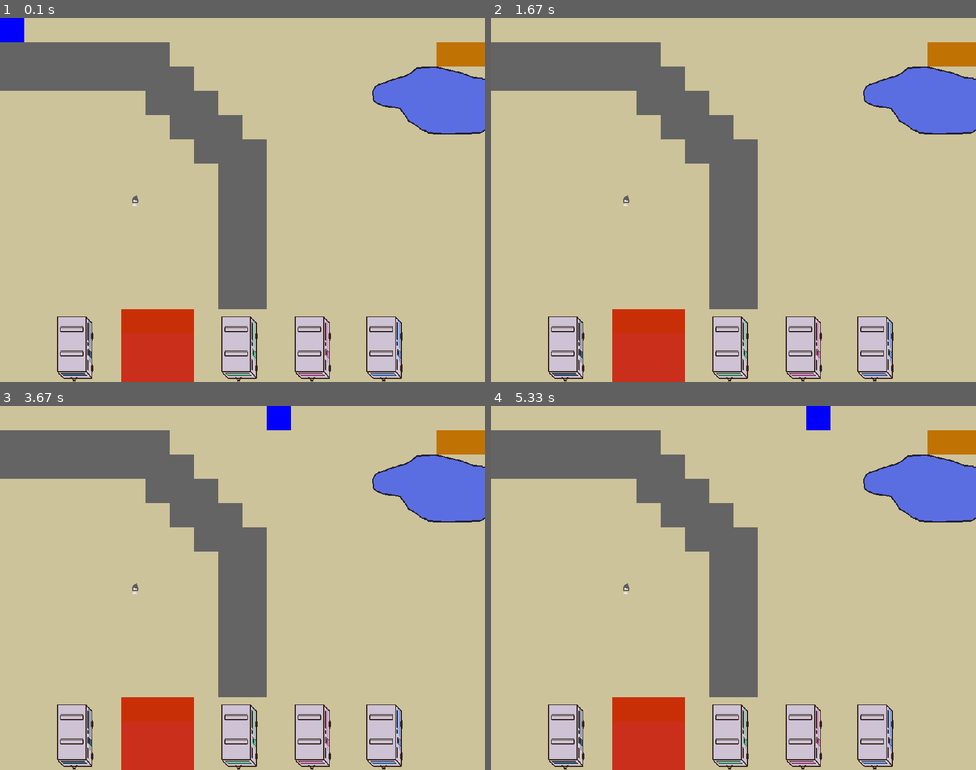
Above: before the commit, frames 1-4 (two rows, left to right).
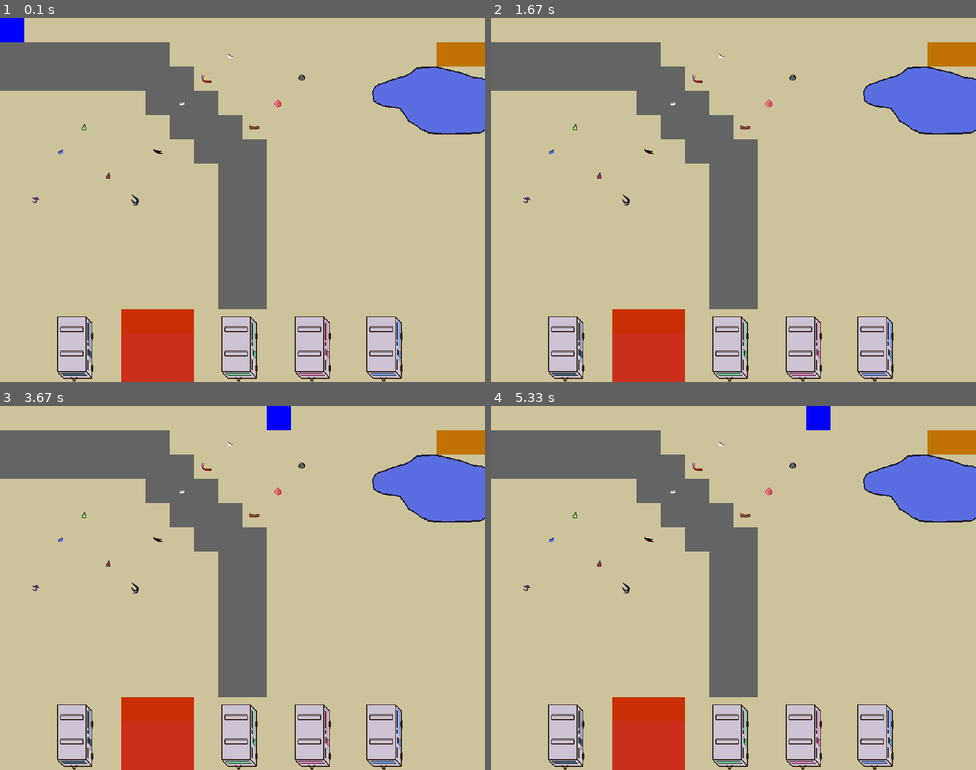
Above: after the commit, the same moments.

Repository: dianaramirez16/netvoid-pygame
Game: pygame game, started from main.py
The game is run twice, just before and just after one commit, with the same random seed, the same clock (stepped at 60 frames per second) and the same inputs.
Inputs:
- Up to frame 1 (0.1 s): no input
- Up to frame 2 (1.67 s): hold Right 0.33-0.8 s; hold Up 0.83-1.13 s
- Up to frame 3 (3.67 s): hold Down 2.23-2.53 s; hold Left 2.57-2.97 s; hold Right from 3.4 s (still down)
- Up to frame 4 (5.33 s): release Right at 4.03 s; hold Left 4.47-4.93 s; hold Right from 4.97 s (still down)

The runs differ from the first frame. In frame 1, 0.2% of the frame differs, in the area x 6-63%, y 9-52%; in frame 2, 0.2%; in frame 3, 0.2%; in frame 4, 0.2%.

Commit message:
added items to screen, pickup works for all

Diff:
--- a/items.py
+++ b/items.py
@@ -1,20 +1,45 @@
 # items.py
 from item import Item
 import pygame
+import os
 
 TILE_SIZE = 40
 
 def create_scrapmetal_surface():
     surface = pygame.Surface((20, 20), pygame.SRCALPHA)
 
-    pygame.draw.rect(surface,(95,95,95),(8,8,10,7))
-    pygame.draw.rect(surface,(230,230,230),(10,7,6,6))
-    pygame.draw.circle(surface, (230,230,230), (12, 20), 4)
-    pygame.draw.polygon(surface, (95,95,95),((8,9),(11,4),(15,2),(18,11)))
+    #pygame.draw.rect(surface,(95,95,95),(8,8,10,7))
+    #pygame.draw.rect(surface,(230,230,230),(10,7,6,6))
+    #pygame.draw.circle(surface, (230,230,230), (12, 20), 4)
+    #pygame.draw.polygon(surface, (95,95,95),((8,9),(11,4),(15,2),(18,11)))
 
     return surface
 
+def load_image(filename):
+    path = os.path.join("assets", "items", filename)
+    return pygame.image.load(path).convert_alpha()
 
 def load_items():
-    scrap = Item("scrapmetal", (5, 7), create_scrapmetal_surface())
-    return [scrap]
+    items_data=[
+        ("scrap-metal.png", "scrapmetal", (5, 7)),
+        ("chemical.png", "chemical", (3, 4)),
+        ("elec-scrap.png", "electrical-scrap", (8, 2)),
+        ("fabric-scrap.png", "fabric", (6, 5)),
+        ("glass-scrap.png", "glass", (7, 3)),
+        ("ichor.png", "ichor", (4, 6)),
+        ("paper-scrap.png", "paper", (9, 1)),
+        ("rubber-scrap.png", "rubber", (2, 5)),
+        ("wild-plant.png", "wild-plant", (1, 7)),
+        ("wood-scrap.png", "wood", (10, 4)),
+        ("crystal.png", "crystal", (11, 3)),
+        ("rubble.png", "rubble", (12, 2)),
+    ]
+    items=[]
+
+    for filename,name,tile_pos in items_data:
+        image=load_image(filename)
+        item=Item(name=name, tile_pos=tile_pos,surface=image)
+        items.append(item)
+        print(items)
+
+    return items
Not shown, changed: assets/images/working-bg.aseprite
